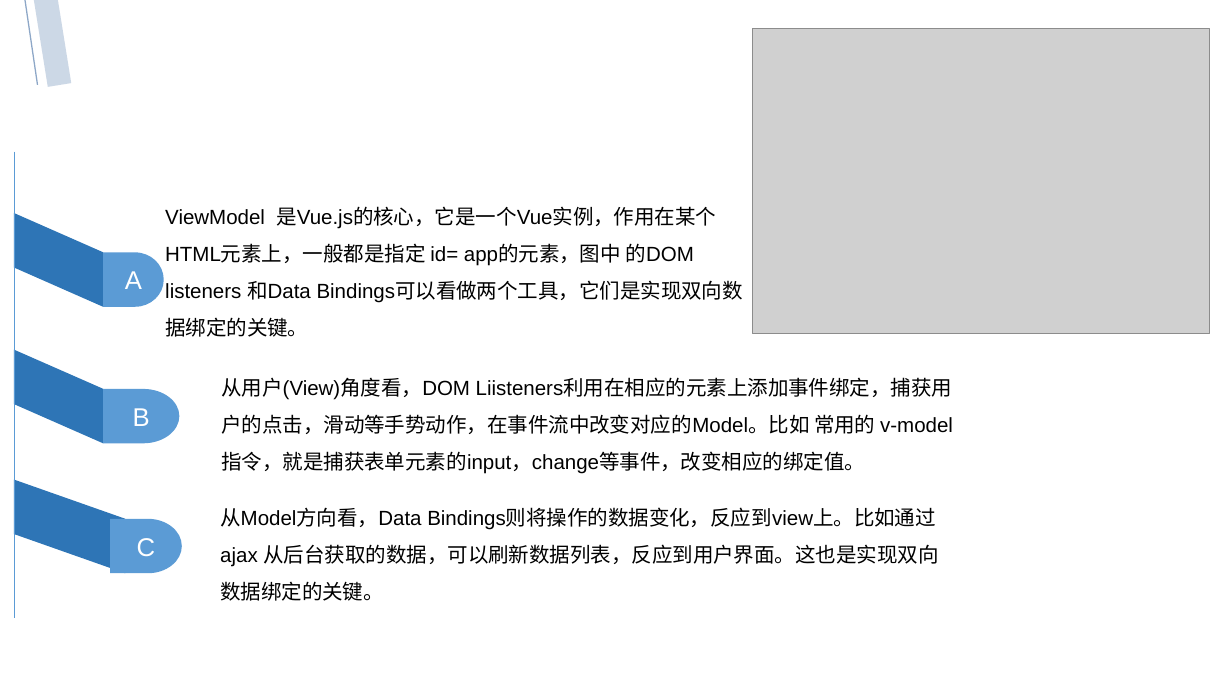
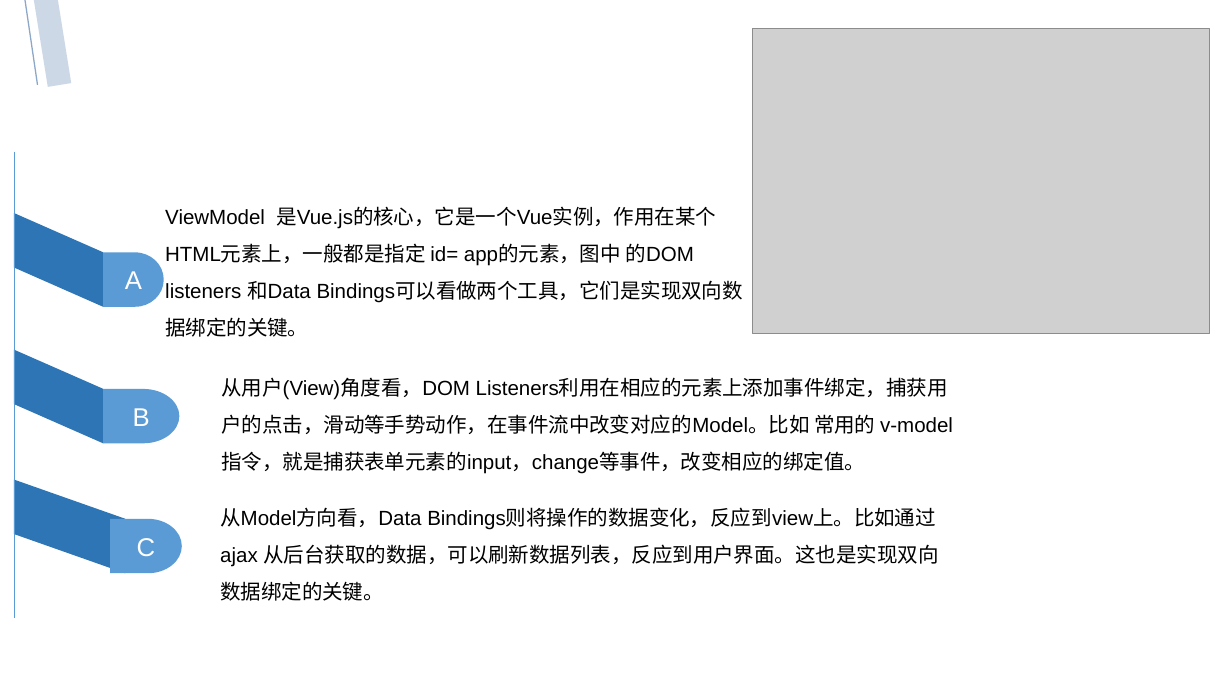
Before and after one commit to ZSI2017/Interchange, a slide deck: slide 5 of vue-简介.pptx. Drawn at 1232x693 pixels with LibreOffice and Linux fonts; fonts in the diff are those of the drawing; grey boxes stand for pictures. Boxes give left, top, right and bottom in pixels: in the first picture for what was removed or moved away, otherwise in the second. Text is boxed around its words. In the diff, an @@ line names an element or a change of style, - is before the commit and + after.

Commit message:
change ppt

```diff
--- a/vue-简介.pptx
+++ b/vue-简介.pptx
@@ text at (x1=221, y1=377, x2=953, y2=474): text changed @@
-从用户(View)角度看，DOM Liisteners利用在相应的元素上添加事件绑定，捕获用户的点击，滑动等手势动作，在事件流中改变对应的Model。比如 常用的 v-model 指令，就是捕获表单元素的input，change等事件，改变相应的绑定值。
+从用户(View)角度看，DOM Listeners利用在相应的元素上添加事件绑定，捕获用户的点击，滑动等手势动作，在事件流中改变对应的Model。比如 常用的 v-model 指令，就是捕获表单元素的input，change等事件，改变相应的绑定值。
```
Also in this commit, not shown: 2 other slides changed.
